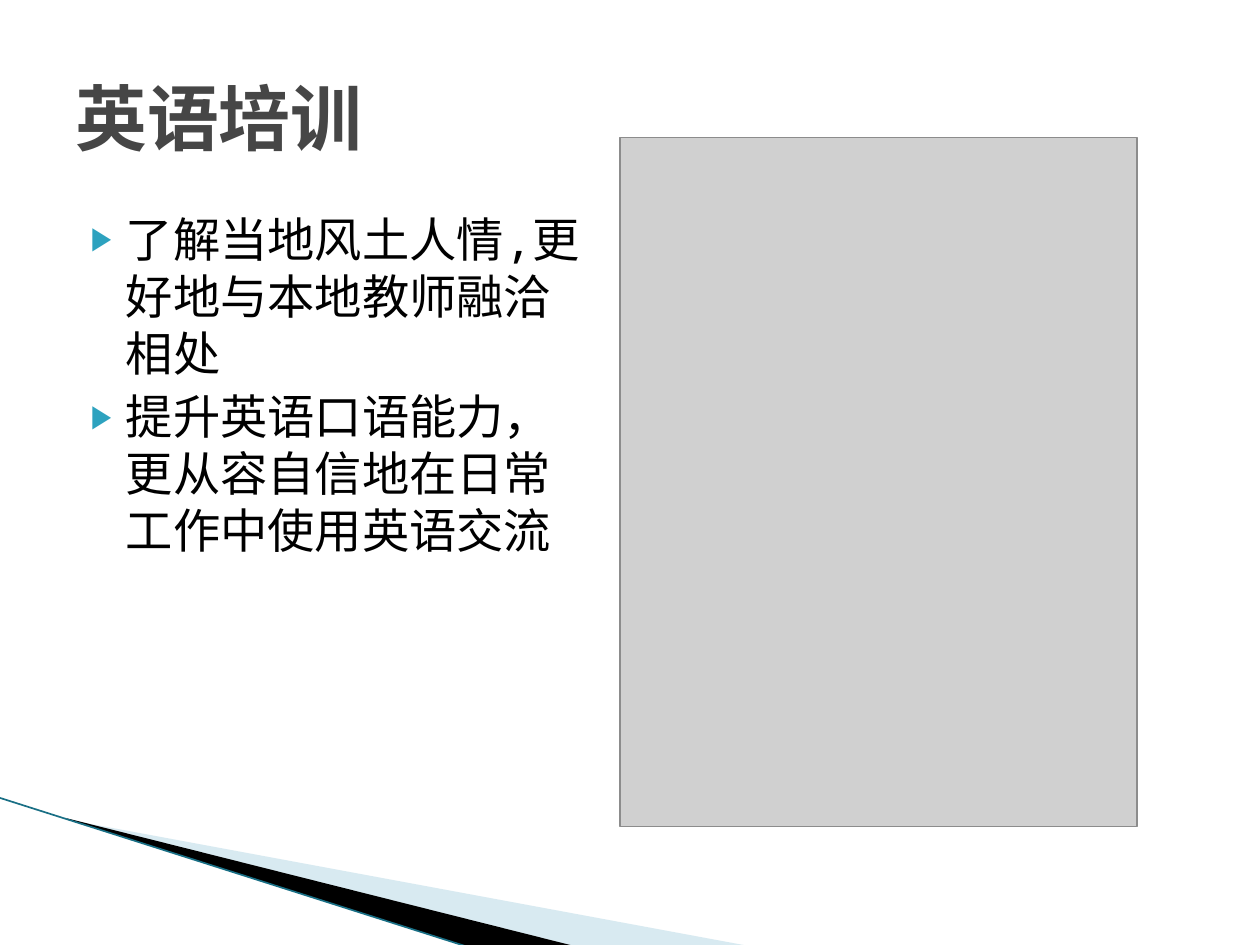
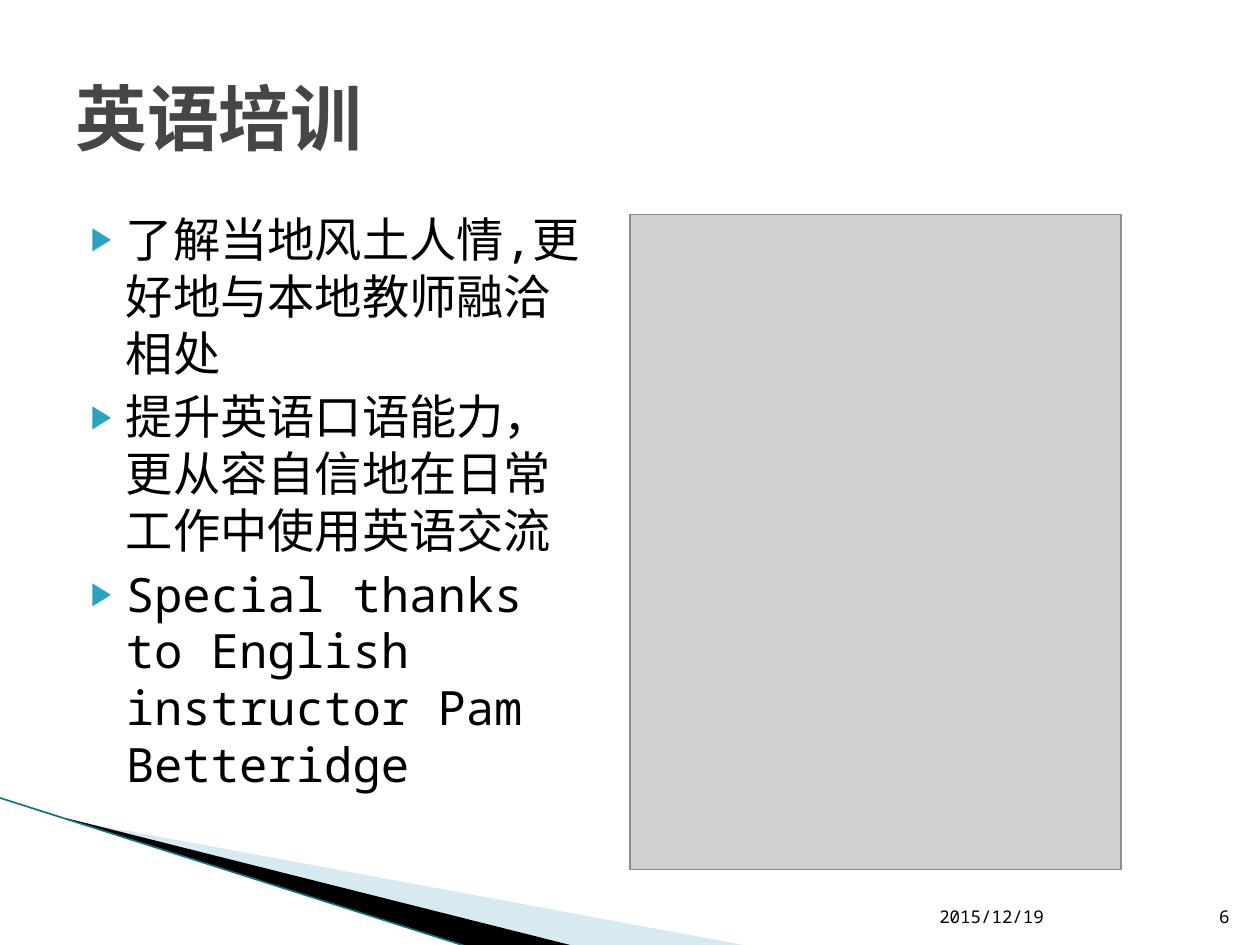
Before and after one commit to L3w1s-L1u/_outline, a slide deck: slide 6 of _Holland_College/赴加培训工作汇报.pptx. Drawn at 1260x945 pixels with LibreOffice and Linux fonts; fonts in the diff are those of the drawing; grey boxes stand for pictures; background and template pictures are left out. Boxes give left, top, right and bottom in pixels: in the first picture for what was removed or moved away, otherwise in the second. Text is boxed around its words. In the diff, an @@ line names an element or a change of style, - is before the commit and + after.

```diff
--- a/_Holland_College/赴加培训工作汇报.pptx
+++ b/_Holland_College/赴加培训工作汇报.pptx
@@ picture: place and size @@
-picture at box(620, 137, 1137, 827)
+picture at box(630, 214, 1121, 869)
@@ text at box(126, 576, 523, 794): paragraph added @@
+▶ Special thanks to English instructor Pam Betteridge
@@ text added at box(939, 910, 1044, 923), 10 pt, text #000000 @@
+2015/12/19
@@ page number added at box(1219, 910, 1230, 924), 10 pt, text #000000 @@
+6
```
Also in this commit, not shown: 7 other slides changed, 14 slides added, 3 slides removed, 5 other files.
